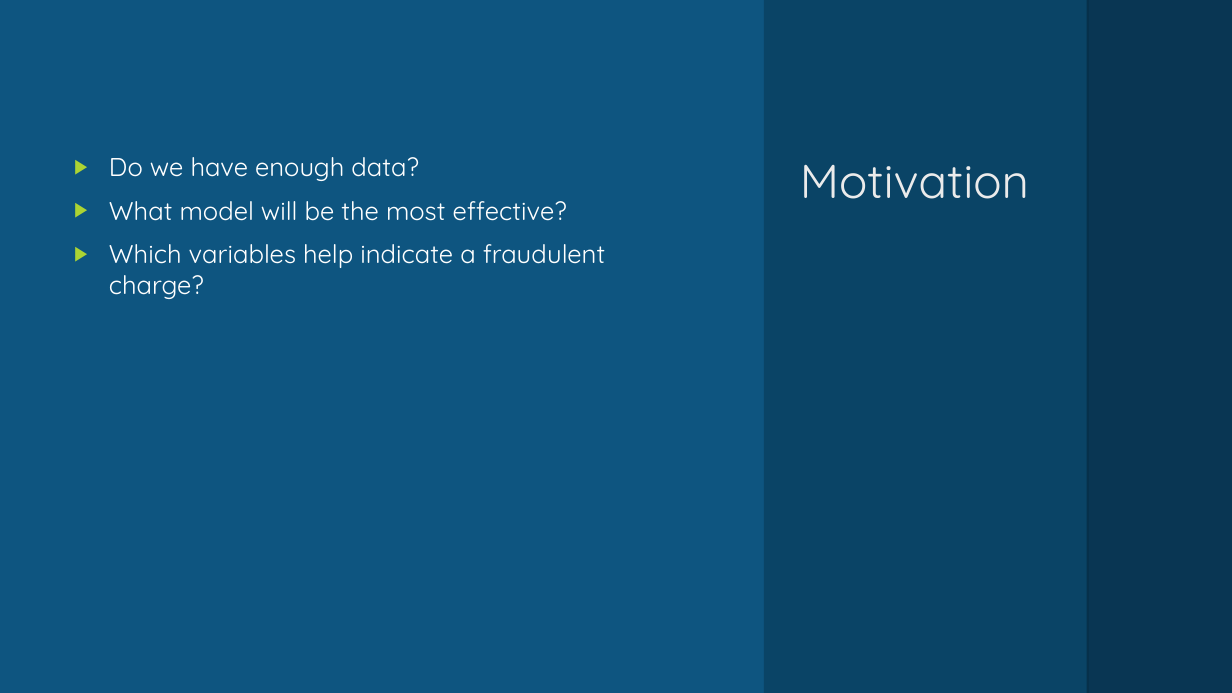
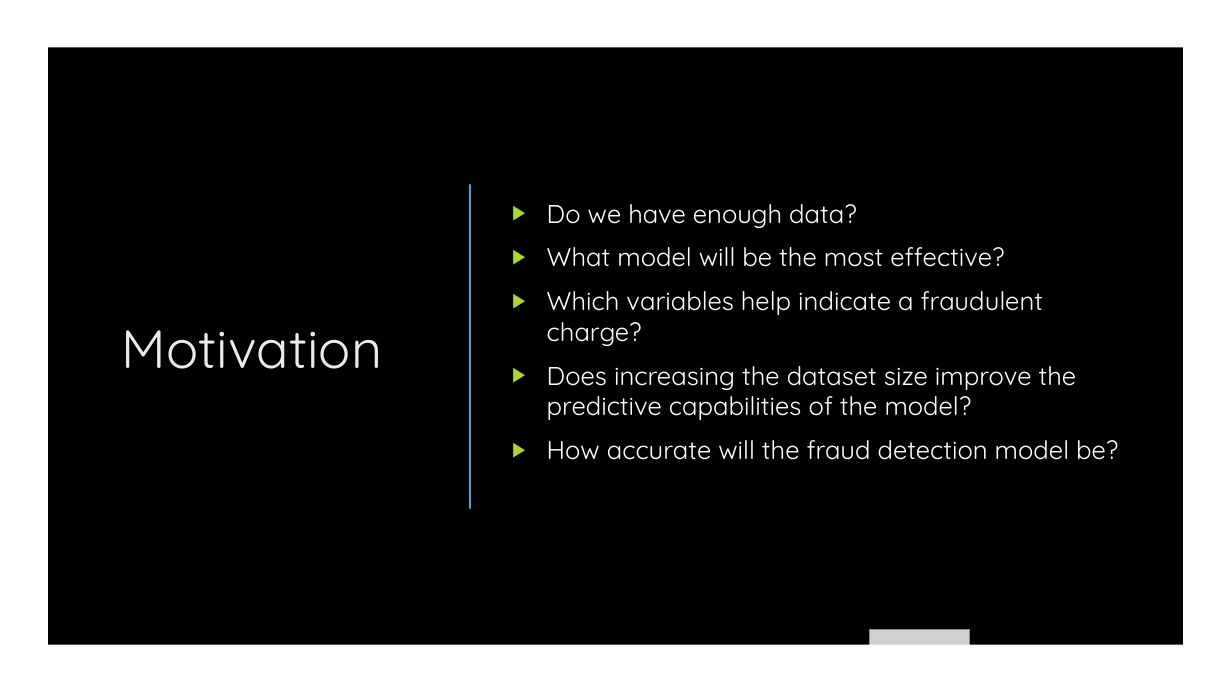
Before and after one commit to ZekeH43/Project-2, a slide deck: slide 2 of Presentation.pptx (slide 3 before the commit). Drawn at 1232x693 pixels with LibreOffice and Linux fonts; fonts in the diff are those of the drawing; grey boxes stand for pictures; background and template pictures are left out. Boxes give left, top, right and bottom in pixels: in the first picture for what was removed or moved away, otherwise in the second. Text is boxed around its words. In the diff, an @@ line names an element or a change of style, - is before the commit and + after.

```diff
--- a/Presentation.pptx
+++ b/Presentation.pptx
@@ rectangle at [0, 0, 1232, 693]: fill #0E5580 to #000000 @@
@@ freeform shape added at [0, 0, 1232, 693], fill #FFFFFF @@
@@ rectangle removed at [764, 0, 1090, 693] @@
@@ rectangle removed at [1087, 0, 1232, 693] @@
@@ title "Motivation": place and size @@
-title "Motivation" at [800, 165, 1029, 199]
+title "Motivation" at [122, 330, 382, 369]
@@ title "Motivation" at [122, 330, 382, 369]: size 37 to 42 pt; alignment left to centre; vertical alignment top to middle @@
@@ text "Do we have enough data?": place and size @@
-text "Do we have enough data?" at [109, 157, 606, 299]
+text "Do we have enough data?" at [547, 204, 1118, 460]
@@ text "Do we have enough data?" at [547, 204, 1118, 460]: vertical alignment top to middle @@
@@ line added from (470, 185) to (470, 508), #38A6E9 1.5 pt @@
@@ text at [547, 366, 1118, 460]: paragraphs added @@
+▶ Does increasing the dataset size improve the predictive capabilities of the model?
+▶ How accurate will the fraud detection model be?
@@ picture added at [870, 629, 970, 693] @@
```
Also in this commit, not shown: 2 other slides changed, 3 slides added, 3 slides removed.
